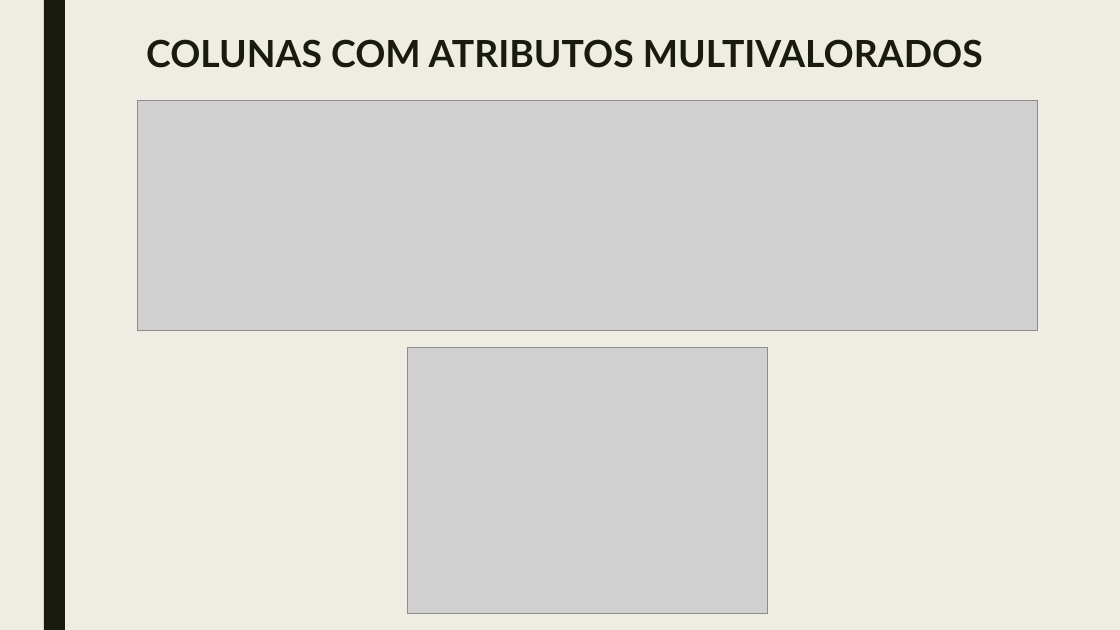
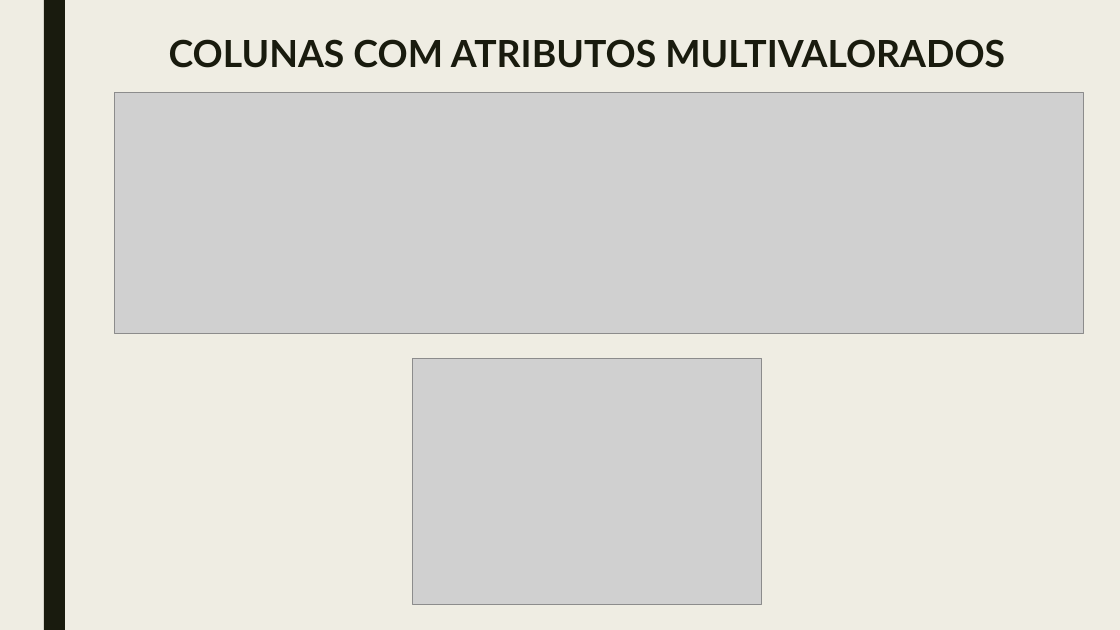
Before and after one commit to ggpereira/Fundamentos-de-BD, a slide deck: slide 5 of Apresentação/Trabalho prático fundamentos de banco de dados 2018.pptx. Drawn at 1120x630 pixels with LibreOffice and Linux fonts; fonts in the diff are those of the drawing; grey boxes stand for pictures. Boxes give left, top, right and bottom in pixels: in the first picture for what was removed or moved away, otherwise in the second. Text is boxed around its words. In the diff, an @@ line names an element or a change of style, - is before the commit and + after.

```diff
--- a/Apresentação/Trabalho prático fundamentos de banco de dados 2018.pptx
+++ b/Apresentação/Trabalho prático fundamentos de banco de dados 2018.pptx
@@ title "COLUNAS COM ATRIBUTOS MULTIVALORADOS": place and size @@
-title "COLUNAS COM ATRIBUTOS MULTIVALORADOS" at box(146, 39, 983, 68)
+title "COLUNAS COM ATRIBUTOS MULTIVALORADOS" at box(169, 39, 1005, 68)
@@ title "COLUNAS COM ATRIBUTOS MULTIVALORADOS" at box(169, 39, 1005, 68): alignment left to centre @@
@@ picture: place and size @@
-picture at box(138, 101, 1038, 330)
+picture at box(115, 92, 1084, 334)
@@ picture: place and size @@
-picture at box(408, 347, 768, 613)
+picture at box(413, 358, 762, 604)
```
Also in this commit, not shown: 8 other slides changed, 3 slides added, 1 other file.
